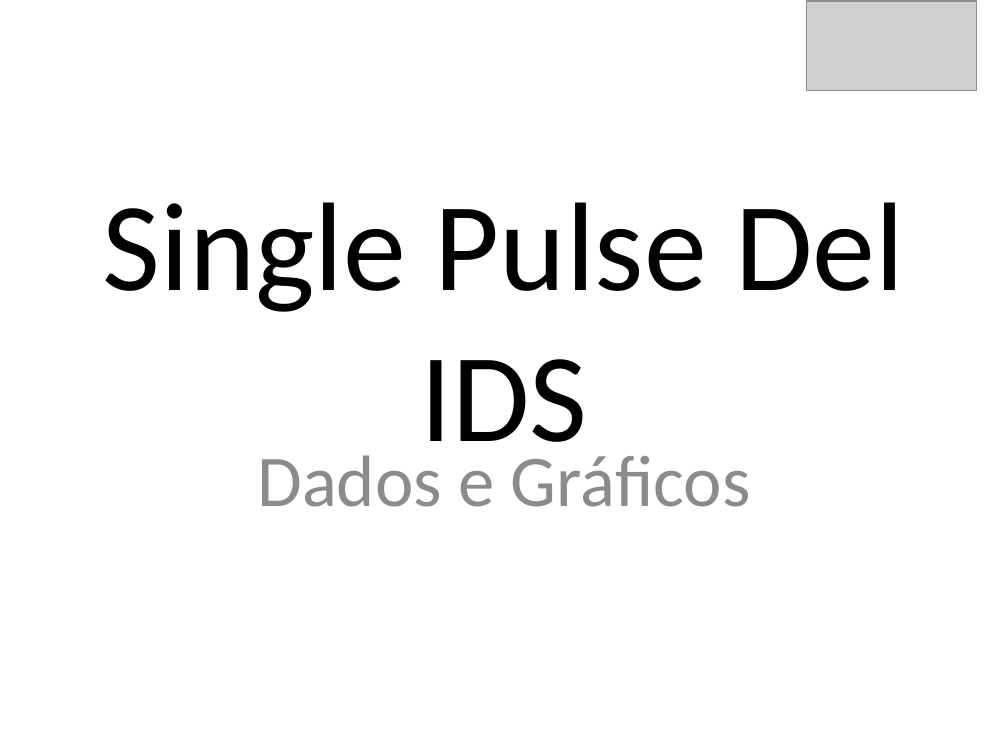
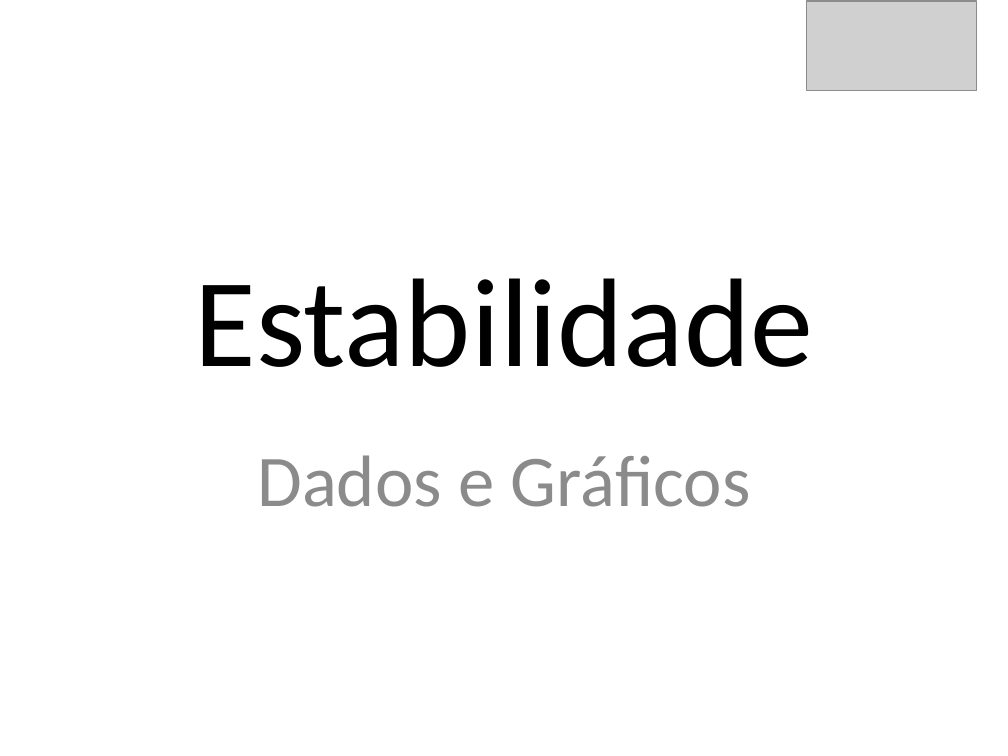
Before and after one commit to Piadista/EGT_data_analysis, a slide deck: slide 1 of Template/Endurance.pptx. Drawn at 1008x756 pixels with LibreOffice and Linux fonts; fonts in the diff are those of the drawing; grey boxes stand for pictures. Boxes give left, top, right and bottom in pixels: in the first picture for what was removed or moved away, otherwise in the second. Text is boxed around its words. In the diff, an @@ line names an element or a change of style, - is before the commit and + after.

Commit message:
pptx estabilidade arrumado

```diff
--- a/Template/Endurance.pptx
+++ b/Template/Endurance.pptx
@@ title at [195, 278, 813, 367]: text changed @@
-Single Pulse Del IDS
+Estabilidade
```
Also in this commit, not shown: 2 slides added, 4 slides removed, 20 other files.
